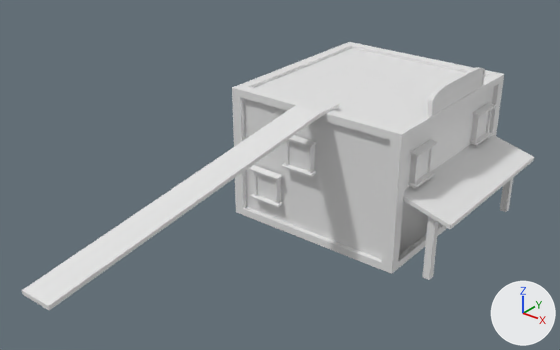
A saved change to the FBX model Assets/Models/Buildings/saloonbuilding.fbx.
One viewpoint serves both versions: a 50 mm lens placed at (26.8, -45.7, 22.4), pointed at (0.1, -12.3, 1.7). Arrows for +X, +Y and +Z are at lower right; the lights stay in place. Where no turn or scale is listed for an object, it has been applied to the vertices.

In view in the first picture: 'Bank', 'Cube', 'pillar', 'pillar2', 'sIGN', 'window', 'window.003', 'window.004', 'window.005'.
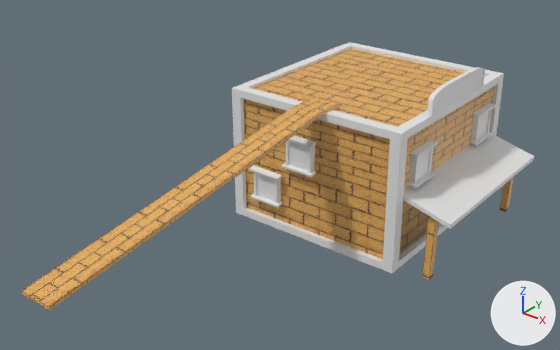
Where the newer file only moved an object's origin or applied its transform, the numbers keep the older frame.

Changed parts and their boxes [x1, y1, x2, y2] in the pictures (560 x 350 px):
'Bank', reshaped
    before: [232, 42, 534, 274]
    after: [232, 42, 534, 273]
'Cube', recoloured (white to orange)
    both: [22, 97, 339, 310]
'pillar2', recoloured (grey to brown)
    both: [422, 216, 439, 280]
'pillar', recoloured (grey to brown)
    both: [500, 177, 514, 212]
part 1 of me_cube_124, recoloured (grey to brown)
    both: [244, 57, 492, 259]

What the commit changed:
Picture 'woodtile.png' (img_woodtile_png) is new.
Material 'DarkDoor' (mat_darkdoor) is new.
Its base color is (0.8, 0.8, 0.8) (white #e7e7e7).
Material 'cage' (mat_cage) is new.
Its base color is (0.8, 0.8, 0.8) (white #e7e7e7).
Material 'wood' (mat_wood) is new.
Its texture is img_woodtile_png.
Material 'sand' (mat_sand) is new.
Its base color is (0.8, 0.8, 0.8) (white #e7e7e7).
me_cube_124 is used by ob_bank; location (-0.36, -1.56, -0.01).
me_cube_124 had 156 vertices, 148 faces and spanned x -6.6..9.9, y -7.1..7.1, z -4.8..4.8.
me_cube_124 now has 156 vertices, 148 faces and spans x -6.7..9.9, y -7.1..7.1, z -4.9..4.9.
me_cube_124 part 1: 12 faces spanning x -6.3..6.3, y -6.7..6.7, z -4.3..4.6 switch from no material to mat_wood (picture img_woodtile_png).
me_cube_124 now uses material mat_cage (white #e7e7e7).
me_cube_124 now uses material mat_darkdoor (white #e7e7e7).
me_cube_124 now uses material mat_sand (white #e7e7e7).
me_cube_127 has 8 vertices, 6 faces and spans x -0.25..0.25, y -0.25..0.25, z -0.25..0.25.
me_cube_127 now uses material mat_wood (picture img_woodtile_png).
me_cube_126 has 8 vertices, 6 faces and spans x -0.25..0.25, y -0.25..0.25, z -0.25..0.25.
me_cube_126 now uses material mat_wood (picture img_woodtile_png).
me_cube_137 has 12 vertices, 10 faces and spans x -0.9..1.1, y -23.4..-0.8, z -3.3..-0.1.
me_cube_137 now uses material mat_wood (picture img_woodtile_png).
